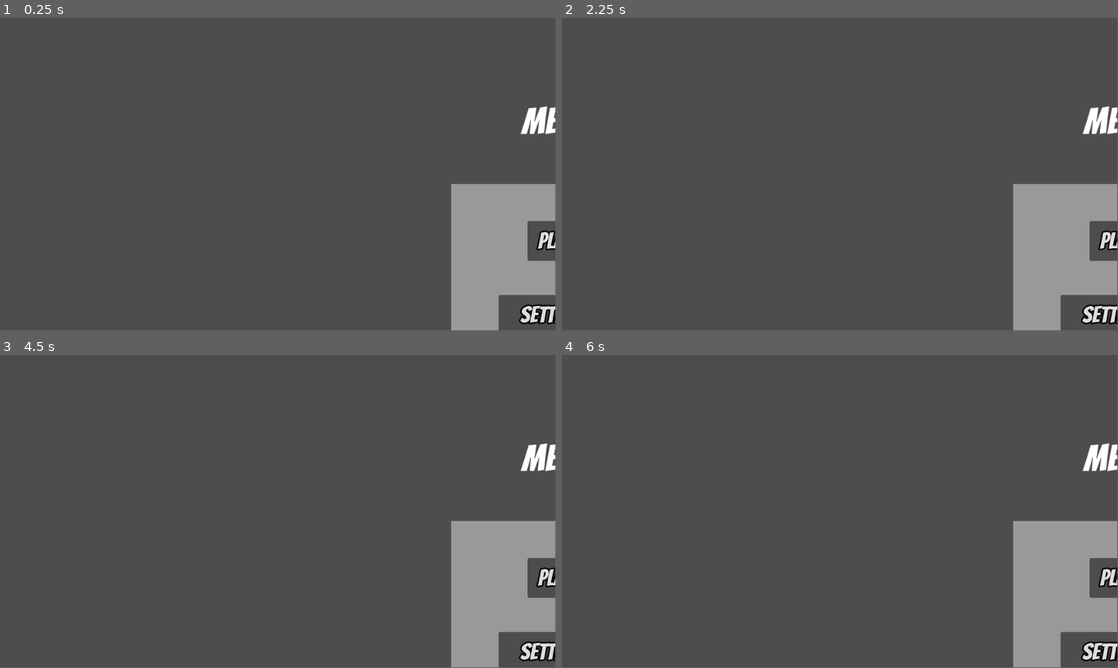
Above: before the commit, frames 1-4 (two rows, left to right).
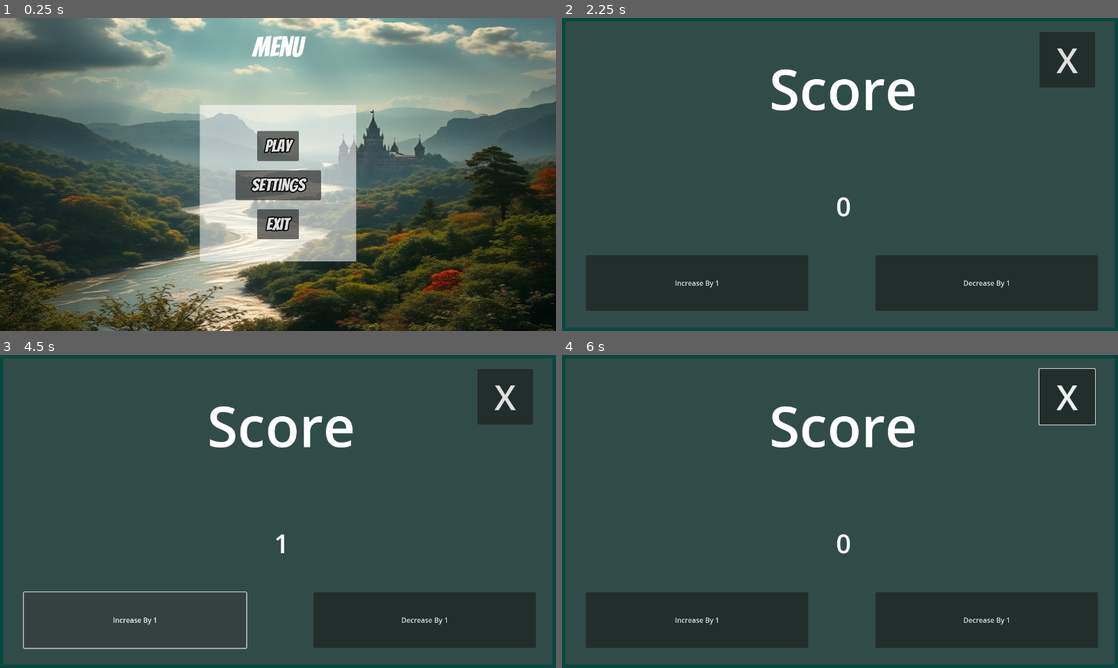
Above: after the commit, the same moments.

Repository: 00jamiil/TowerDefenceProject
Game: Godot game, scene res://Scenes/MainMenu.tscn
Same seed, same stepped clock (60 frames per second), same inputs: the game is played once before the commit and once after it.
Inputs (mouse positions are in pixels of both pictures, inside the frame that each line leads up to):
- Up to frame 1 (0.25 s): no input
- Up to frame 2 (2.25 s): click (840, 183) at 0.5 s, where only the run after the commit has a clickable "Settings"; click (940, 52) at 1.25 s, where only the run after the commit has a clickable "X"; click (840, 146) at 2 s, where only the run after the commit has a clickable "Play"
- Up to frame 3 (4.5 s): click (505, 395) at 2.75 s, where only the run after the commit has a clickable "X"; click (278, 483) at 3.5 s, where only the run after the commit has a clickable "Play"; click (133, 621) at 4.25 s, where only the run after the commit has a clickable "Increase By 1"
- Up to frame 4 (6 s): click (984, 621) at 5 s, where only the run after the commit has a clickable "Decrease By 1"; tap Enter at 5.75 s; move the mouse to (962, 495) at 5.77 s; hold Up (ui_up) from 5.78 s (still down)
The window is 799x449 before the commit and 800x450 after it. Grey fills any space a smaller window leaves; there, only what the larger window draws over its background counts as a difference.

The runs differ from the first frame. In frame 1, 88% of the frame differs, in the area x 0-100%, y 0-100%; in frame 2, 99%; in frame 3, 92%; in frame 4, 99%.

Commit message:
Alpha 1.4
Many THinGs

Diff:
--- a/Scenes/MainMenu.tscn
+++ b/Scenes/MainMenu.tscn
@@ -1,5 +1,6 @@
-[gd_scene load_steps=5 format=3 uid="uid://df7soeqbss754"]
+[gd_scene load_steps=6 format=3 uid="uid://df7soeqbss754"]
 
+[ext_resource type="Texture2D" uid="uid://6c20grwv4ast" path="res://Sprites/5m0dj35v.bmp" id="1_1giyy"]
 [ext_resource type="FontFile" uid="uid://bs534y34j3l51" path="res://Themes/Fonts/Bangers-Regular.ttf" id="1_p1l1h"]
 [ext_resource type="Theme" uid="uid://ex4s3ej7oqkk" path="res://Themes/menu_panel.tres" id="2_ohqrr"]
 [ext_resource type="Script" path="res://Scripts/menu_panel.gd" id="3_qhcga"]
@@ -16,72 +17,48 @@
 grow_horizontal = 2
 grow_vertical = 2
 
+[node name="TextureRect" type="TextureRect" parent="."]
+layout_mode = 0
+offset_right = 1280.0
+offset_bottom = 720.0
+texture = ExtResource("1_1giyy")
+
 [node name="MenuLabel" type="Label" parent="."]
-layout_mode = 0
-offset_left = 902.0
-offset_top = 144.0
-offset_right = 1020.0
-offset_bottom = 214.0
+layout_mode = 1
+anchors_preset = 5
+anchor_left = 0.5
+anchor_right = 0.5
+offset_left = -59.0
+offset_top = 32.0
+offset_right = 59.0
+offset_bottom = 102.0
+grow_horizontal = 2
+pivot_offset = Vector2(59, 35)
 theme = SubResource("Theme_dx6wj")
 text = "Menu"
 
 [node name="MenuPanel" type="Panel" parent="."]
-layout_mode = 0
-offset_left = 780.0
-offset_top = 287.0
-offset_right = 1140.0
-offset_bottom = 767.0
+layout_mode = 1
+anchors_preset = 8
+anchor_left = 0.5
+anchor_top = 0.5
+anchor_right = 0.5
+anchor_bottom = 0.5
+offset_left = -180.0
+offset_top = -160.0
+offset_right = 180.0
+offset_bottom = 200.0
+grow_horizontal = 2
+grow_vertical = 2
 theme = ExtResource("2_ohqrr")
 script = ExtResource("3_qhcga")
-
-[node name="PlayLabel" type="Label" parent="MenuPanel"]
-visible = false
-layout_mode = 1
-anchors_preset = -1
-anchor_left = 0.5
-anchor_right = 0.5
-offset_left = -48.0
-offset_top = 64.0
-offset_right = 48.0
-offset_bottom = 69.0
-grow_horizontal = 2
-theme = SubResource("Theme_dx6wj")
-text = "play"
-
-[node name="SettingsLabel" type="Label" parent="MenuPanel"]
-visible = false
-layout_mode = 1
-anchors_preset = -1
-anchor_left = 0.5
-anchor_right = 0.5
-offset_left = -98.5
-offset_top = 192.0
-offset_right = 98.5
-offset_bottom = 261.0
-grow_horizontal = 2
-theme = SubResource("Theme_dx6wj")
-text = "settings"
-
-[node name="ExitLabel" type="Label" parent="MenuPanel"]
-visible = false
-layout_mode = 1
-anchors_preset = -1
-anchor_left = 0.5
-anchor_right = 0.5
-offset_left = -48.0
-offset_top = 320.0
-offset_right = 48.0
-offset_bottom = 69.0
-grow_horizontal = 2
-theme = SubResource("Theme_dx6wj")
-text = "Exit"
 
 [node name="PlayButton" type="Button" parent="MenuPanel"]
 layout_mode = 0
 offset_left = 132.0
-offset_top = 64.0
+offset_top = 60.0
 offset_right = 228.0
-offset_bottom = 133.0
+offset_bottom = 129.0
 pivot_offset = Vector2(48, 34)
 theme_override_constants/outline_size = 10
 theme_override_fonts/font = ExtResource("1_p1l1h")
@@ -91,9 +68,9 @@
 [node name="SettingsButton" type="Button" parent="MenuPanel"]
 layout_mode = 0
 offset_left = 81.5
-offset_top = 192.0
+offset_top = 150.0
 offset_right = 278.5
-offset_bottom = 261.0
+offset_bottom = 219.0
 pivot_offset = Vector2(98, 34)
 theme_override_constants/outline_size = 10
 theme_override_fonts/font = ExtResource("1_p1l1h")
@@ -103,17 +80,15 @@
 [node name="ExitButton" type="Button" parent="MenuPanel"]
 layout_mode = 0
 offset_left = 132.0
-offset_top = 320.0
+offset_top = 240.0
 offset_right = 228.0
-offset_bottom = 389.0
+offset_bottom = 309.0
+pivot_offset = Vector2(48, 34)
 theme_override_constants/outline_size = 10
 theme_override_fonts/font = ExtResource("1_p1l1h")
 theme_override_font_sizes/font_size = 40
 text = "Exit"
 
-[connection signal="mouse_entered" from="MenuPanel/PlayLabel" to="MenuPanel/PlayLabel" method="_on_mouse_entered"]
-[connection signal="mouse_exited" from="MenuPanel/PlayLabel" to="MenuPanel/PlayLabel" method="_on_mouse_exited"]
-[connection signal="resized" from="MenuPanel/PlayLabel" to="MenuPanel/PlayLabel" method="_on_resized"]
 [connection signal="mouse_entered" from="MenuPanel/PlayButton" to="MenuPanel" method="_on_play_button_mouse_entered"]
 [connection signal="mouse_exited" from="MenuPanel/PlayButton" to="MenuPanel" method="_on_play_button_mouse_exited"]
 [connection signal="pressed" from="MenuPanel/PlayButton" to="MenuPanel" method="_on_play_button_pressed"]
--- a/Scenes/SettingsScene.tscn
+++ b/Scenes/SettingsScene.tscn
@@ -18,16 +18,17 @@
 
 [node name="SettingsPanel" type="Panel" parent="."]
 layout_mode = 0
-offset_right = 1920.0
-offset_bottom = 1080.0
+offset_right = 960.0
+offset_bottom = 540.0
 theme = SubResource("Theme_37huq")
 script = ExtResource("1_poou5")
 
 [node name="BackInSettingsButton" type="Button" parent="SettingsPanel"]
-offset_left = 1728.0
-offset_top = 64.0
-offset_right = 1856.0
-offset_bottom = 192.0
+layout_mode = 0
+offset_left = 811.0
+offset_top = 14.0
+offset_right = 939.0
+offset_bottom = 142.0
 theme_override_font_sizes/font_size = 80
 text = "X"
 
--- a/Scenes/Testing clicks.tscn
+++ b/Scenes/Testing clicks.tscn
@@ -23,33 +23,33 @@
 
 [node name="Panel" type="Panel" parent="."]
 layout_mode = 0
-offset_right = 1920.0
-offset_bottom = 1080.0
+offset_right = 1280.0
+offset_bottom = 720.0
 theme = SubResource("Theme_ttm37")
 script = ExtResource("1_mwamr")
 
 [node name="increaseButton" type="Button" parent="Panel"]
 layout_mode = 0
-offset_left = 256.0
-offset_top = 768.0
-offset_right = 768.0
-offset_bottom = 896.0
+offset_left = 55.0
+offset_top = 546.0
+offset_right = 567.0
+offset_bottom = 674.0
 text = "Increase By 1"
 
 [node name="DecreaseButton" type="Button" parent="Panel"]
 layout_mode = 0
-offset_left = 1152.0
-offset_top = 768.0
-offset_right = 1664.0
-offset_bottom = 896.0
+offset_left = 722.0
+offset_top = 546.0
+offset_right = 1234.0
+offset_bottom = 674.0
 text = "Decrease By 1"
 
 [node name="ScoreLabel" type="Label" parent="Panel"]
 layout_mode = 0
-offset_left = 768.0
-offset_top = 296.0
-offset_right = 1152.0
-offset_bottom = 472.0
+offset_left = 456.0
+offset_top = 75.0
+offset_right = 840.0
+offset_bottom = 251.0
 theme_override_font_sizes/font_size = 128
 text = "Score"
 horizontal_alignment = 1
@@ -57,10 +57,10 @@
 
 [node name="NumberScoreLabel" type="Label" parent="Panel"]
 layout_mode = 0
-offset_left = 768.0
-offset_top = 496.0
-offset_right = 1152.0
-offset_bottom = 672.0
+offset_left = 456.0
+offset_top = 345.0
+offset_right = 840.0
+offset_bottom = 521.0
 theme_override_font_sizes/font_size = 60
 text = "0"
 horizontal_alignment = 1
@@ -68,10 +68,10 @@
 
 [node name="BackButton" type="Button" parent="Panel"]
 layout_mode = 0
-offset_left = 1728.0
-offset_top = 64.0
-offset_right = 1856.0
-offset_bottom = 192.0
+offset_left = 1099.0
+offset_top = 32.0
+offset_right = 1227.0
+offset_bottom = 160.0
 theme_override_font_sizes/font_size = 80
 text = "X"
 
--- a/Scripts/menu_panel.gd
+++ b/Scripts/menu_panel.gd
@@ -1,70 +1,47 @@
+extends Panel
 
-#
-#var menu = 3;
-#
-## Called when the node enters the scene tree for the first time.
-#func _ready() -> void:
-	#pass # Replace with function body.
-#
-#
-## Called every frame. 'delta' is the elapsed time since the previous frame.
-#func _process(delta: float) -> void:
-	#if Input.is_action_just_pressed("ui_down") and menu < 3:
-		#menu += 1;
-	#if Input.is_action_just_pressed("ui_up") and menu > 1:
-		#menu -= 1;
-	#if $PlayLabel.get_rect().has_point(get_global_mouse_position()):
-		#menu = 1;
-#
-#
-	#if menu == 1:
-		#$PlayLabel.scale = Vector2(1.5,1)
-	#else:
-		#$PlayLabel.scale = Vector2(1,1)
-	#
-	#if menu == 2:
-		#$SettingsLabel.scale = Vector2(1.5,1)
-	#else:
-		#$SettingsLabel.scale = Vector2(1,1)
-	#
-	#if menu == 3:
-		#$ExitLabel.scale = Vector2(1.5,1)
-	#else:
-		#$ExitLabel.scale = Vector2(1,1)
-	#
-	#pass
 
-#------------------------This is my new Code for the buttons ---------------------------------
-extends Panel
+
+# Called when the node enters the scene tree for the first time.
+func _ready() -> void:
+
+	pass
+# Called every frame. 'delta' is the elapsed time since the previous frame.
+func _process(delta: float) -> void:
+	if Input.is_action_just_pressed("F4"):
+		if DisplayServer.window_get_mode()==DisplayServer.WINDOW_MODE_FULLSCREEN:
+			DisplayServer.window_set_mode(DisplayServer.WINDOW_MODE_WINDOWED)
+		else:
+			DisplayServer.window_set_mode(DisplayServer.WINDOW_MODE_FULLSCREEN)
+	pass
 
 func _on_play_button_mouse_entered() -> void:				#Play button Hover
 	$PlayButton.scale = Vector2(1.25, 1.25)					#Play button Hover
-	$PlayButton.add_theme_font_size_override("font_size",64)
+	$PlayButton.add_theme_font_size_override("font_size",48)
 	pass													#Play button Hover
 
 func _on_play_button_mouse_exited() -> void:				#Play button Exit Hover
 	$PlayButton.scale = Vector2(1, 1)						#Play button Exit Hover
-	$PlayButton.add_theme_font_size_override("font_size",48)
+	$PlayButton.add_theme_font_size_override("font_size",40)
 	pass													#Play button Exit Hover
 
 func _on_settings_button_mouse_entered() -> void:			#Settings button Hover
 	$SettingsButton.scale = Vector2(1.25, 1.25)				#Settings button Hover
+	$SettingsButton.add_theme_font_size_override("font_size",48)
 	pass # Replace with function body.						#Settings button Hover
 
 func _on_settings_button_mouse_exited() -> void:			#Settings button Exit Hover
 	$SettingsButton.scale = Vector2(1, 1)					#Settings button Exit Hover
-	$SettingsButton.position = Vector2(81.5, 192)			#Settings button Exit Hover
+	$SettingsButton.add_theme_font_size_override("font_size",40)			#Settings button Exit Hover
 	pass # Replace with function body.						#Settings button Exit Hover
 
 func _on_exit_button_mouse_entered() -> void:				#Exit button Hover
 	$ExitButton.scale = Vector2(1.25, 1.25)					#Exit button Hover
-	$ExitButton.position = Vector2(132-11, 320-10)			#Exit button Hover
-	pass # Replace with function body.						#Exit button Hover
+	$ExitButton.add_theme_font_size_override("font_size",48) # Replace with function body.						#Exit button Hover
 
 func _on_exit_button_mouse_exited() -> void:				#Exit button Exit Hover
 	$ExitButton.scale = Vector2(1, 1)						#Exit button Exit Hover
-	$ExitButton.position = Vector2(132, 320)				#Exit button Exit Hover
-	pass # Replace with function body.						#Exit button Exit Hover
+	$ExitButton.add_theme_font_size_override("font_size",40) # Replace with function body.						#Exit button Exit Hover
 
 func _on_play_button_pressed() -> void:
 	get_tree().change_scene_to_file("res://Scenes/Testing clicks.tscn")
--- a/Themes/menu_panel.tres
+++ b/Themes/menu_panel.tres
@@ -1,6 +1,7 @@
 [gd_resource type="Theme" load_steps=2 format=3 uid="uid://ex4s3ej7oqkk"]
 
 [sub_resource type="StyleBoxFlat" id="StyleBoxFlat_igsoh"]
+bg_color = Color(1, 1, 1, 0.54902)
 
 [resource]
 Panel/styles/panel = SubResource("StyleBoxFlat_igsoh")
--- a/project.godot
+++ b/project.godot
@@ -17,5 +17,15 @@
 
 [display]
 
-window/size/viewport_width=960
-window/size/viewport_height=540
+window/size/viewport_width=1280
+window/size/viewport_height=720
+window/stretch/mode="viewport"
+window/vsync/vsync_mode=0
+
+[input]
+
+F4={
+"deadzone": 0.5,
+"events": [Object(InputEventKey,"resource_local_to_scene":false,"resource_name":"","device":-1,"window_id":0,"alt_pressed":false,"shift_pressed":false,"ctrl_pressed":false,"meta_pressed":false,"pressed":false,"keycode":0,"physical_keycode":4194335,"key_label":0,"unicode":0,"location":0,"echo":false,"script":null)
+]
+}
Binary file added: Sprites/5m0dj35v.bmp
Not shown, added: Sprites/5m0dj35v.bmp.import
